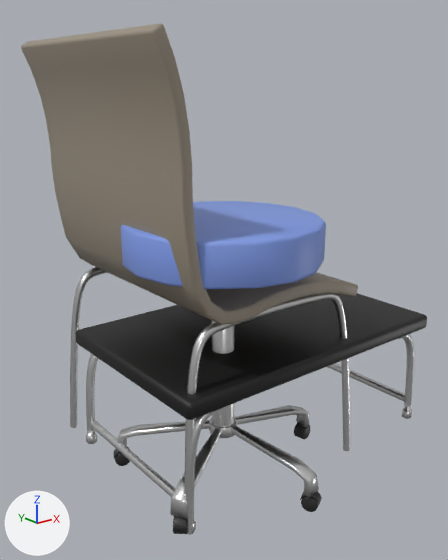
One commit to the FBX model ECOE sim/Assets/Art/Environment/Furniture_Seating/Furniture_Seating.fbx: the scene before it, then after it.
Camera for both pictures: a camera (50 mm lens) standing at (-0.496, -0.723, 0.723) and looking at (0.242, 0.201, 0.353). Arrows for +X, +Y and +Z are at lower left; the lights stay in place. The picture after the commit comes second. The same objects are shown in both versions, whatever each file hides. Where no turn or scale is listed for an object, it has been applied to the vertices. Vertices at exactly the same position are counted once.

Before the edit, the objects in view are built like this:
```python
me_circle_002 = bpy.data.meshes.new('Circle.002')
me_circle_002.from_pydata(...)  # 1821 vertices, 1920 faces; spans x -0.021..0.392, y -0.102..0.319, z -0.002..0.501
# faces by material slot: [500, 110, 1310]
me_circle_002.materials.append(mat_metalfurniture)  # white #e7e7e7
me_circle_002.materials.append(mat_rubberbluefurniture)  # blue #819ce7
me_circle_002.materials.append(mat_blackplastic)  # black #282828
me_cube_002 = bpy.data.meshes.new('Cube.002')
me_cube_002.from_pydata(...)  # 1616 vertices, 1590 faces; spans x -0.003..0.634, y -0.018..0.382, z -0.001..0.252
# faces by material slot: [1536, 54]
me_cube_002.materials.append(mat_metalfurniture)  # white #e7e7e7
me_cube_002.materials.append(mat_rubberblack)  # black #141414
me_cube_035 = bpy.data.meshes.new('Cube.035')
me_cube_035.from_pydata(...)  # 1136 vertices, 1122 faces; spans x -0.036..0.417, y -0.006..0.449, z -0.001..0.799
# faces by material slot: [852, 270]
me_cube_035.materials.append(mat_metalfurniture)  # white #e7e7e7
me_cube_035.materials.append(mat_wood)  # brown #998f7f
ob_chaircircularclinic = bpy.data.objects.new('ChairCircularClinic', me_circle_002)
ob_chaircircularclinic.location = (0.0, 0.0, 0.0)
ob_chairwoodpatient = bpy.data.objects.new('ChairWoodPatient', me_cube_035)
ob_chairwoodpatient.location = (0.0, 0.0, 0.0)
ob_stepchair = bpy.data.objects.new('StepChair', me_cube_002)
ob_stepchair.location = (0.0, 0.0, 0.0)
```
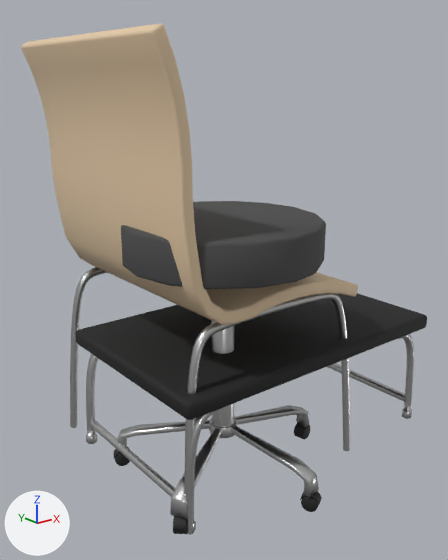
What differs and where, as boxes (x1, y1, x2, y2) in the pictures (448 x 560 px):
part 1 of me_circle_002, recoloured: (117, 321, 318, 519) in both
part 2 of me_circle_002, recoloured (blue to dark grey): (121, 201, 326, 289) in both
part 3 of me_cube_035, recoloured: (70, 267, 350, 534) in both
part 4 of me_cube_035, recoloured (lighter): (21, 23, 358, 325) in both

The change, as a diff of the scene's bpy script:
```diff
--- a/ECOE sim/Assets/Art/Environment/Furniture_Seating/Furniture_Seating.fbx.py
+++ b/ECOE sim/Assets/Art/Environment/Furniture_Seating/Furniture_Seating.fbx.py
@@ mat_m_metal_chrome @@
+mat_m_metal_chrome = principled_material('M_Metal_Chrome')
+mat_m_metal_chrome.base_color = (0.638, 0.638, 0.638)  # light grey #d1d1d1
+mat_m_metal_chrome.metallic = 1.0
+mat_m_metal_chrome.roughness = 0.3
@@ mat_m_wood_desk @@
+mat_m_wood_desk = principled_material('M_Wood_Desk')
+mat_m_wood_desk.base_color = (0.768, 0.584, 0.381)  # beige #e3c9a6
+mat_m_wood_desk.roughness = 0.6
@@ mat_m_plastic_black @@
+mat_m_plastic_black = principled_material('M_Plastic_Black')
+mat_m_plastic_black.base_color = (0.013, 0.013, 0.013)  # black #1e1e1e
+mat_m_plastic_black.roughness = 0.7
@@ mat_m_fabric_chair @@
+mat_m_fabric_chair = principled_material('M_Fabric_Chair')
+mat_m_fabric_chair.base_color = (0.0685, 0.0685, 0.0685)  # dark grey #4a4a4a
+mat_m_fabric_chair.roughness = 0.85
@@ me_circle_002 @@
 me_circle_002.from_pydata(...)  # 1821 vertices, 1920 faces; spans x -0.021..0.392, y -0.102..0.319, z -0.002..0.501
 # used by ob_chaircircularclinic; location = (0.0, 0.0, 0.0)
-me_circle_002.materials.append(mat_blackplastic)  # black #282828
+# me_circle_002 part 1: all 500 faces that had it switch from mat_metalfurniture (white #e7e7e7) to mat_m_metal_chrome (light grey #d1d1d1)
+# me_circle_002 part 2: all 110 faces that had it switch from mat_rubberbluefurniture (blue #819ce7) to mat_m_fabric_chair (dark grey #4a4a4a)
+me_circle_002.materials.append(mat_m_plastic_black)  # black #1e1e1e
@@ me_cube_035 @@
 me_cube_035.from_pydata(...)  # 1136 vertices, 1122 faces; spans x -0.036..0.417, y -0.006..0.449, z -0.001..0.799
 # used by ob_chairwoodpatient; location = (0.0, 0.0, 0.0)
+# me_cube_035 part 3: all 852 faces that had it switch from mat_metalfurniture (white #e7e7e7) to mat_m_metal_chrome (light grey #d1d1d1)
+# me_cube_035 part 4: all 270 faces that had it switch from mat_wood (brown #998f7f) to mat_m_wood_desk (beige #e3c9a6)
```
